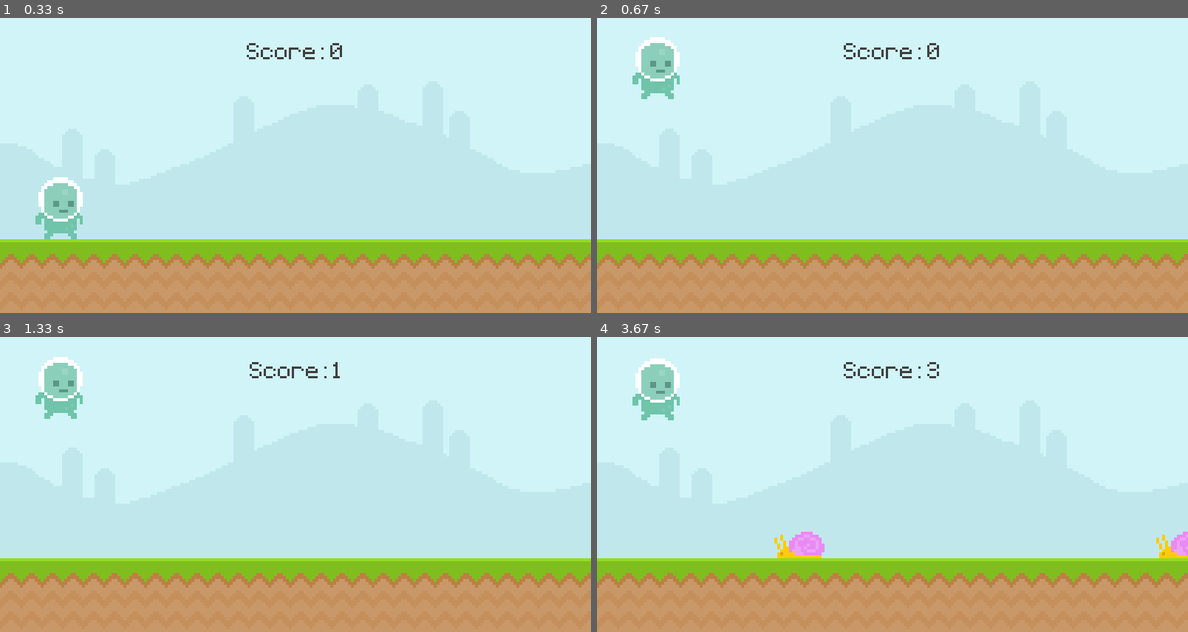
Above: before the commit, frames 1-4 (two rows, left to right).
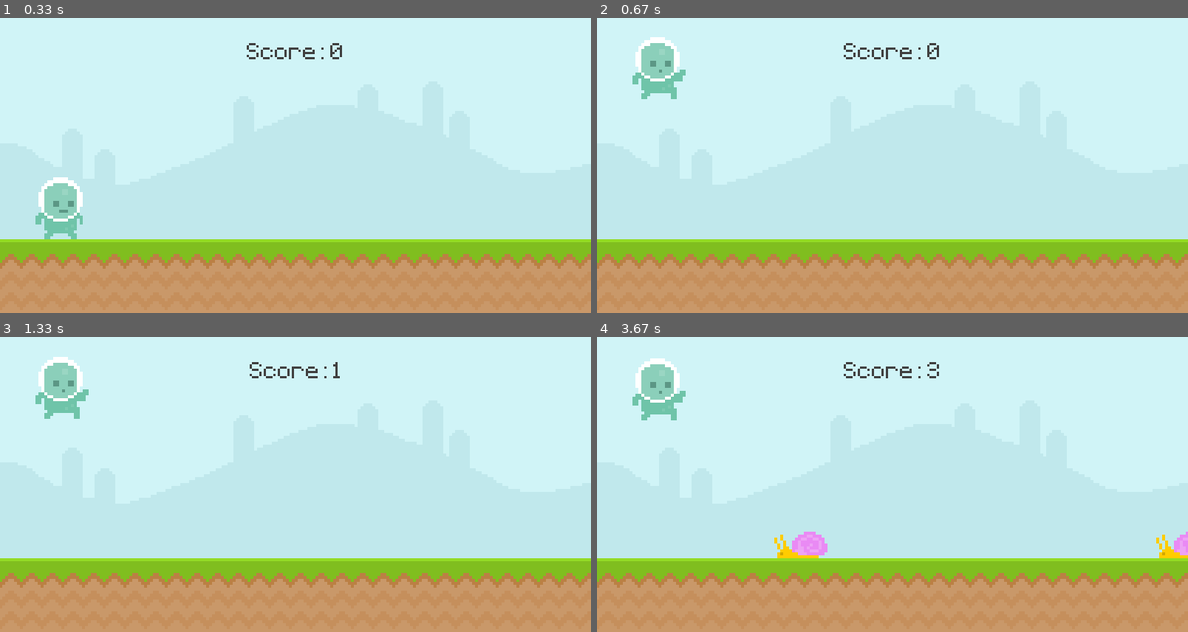
Above: after the commit, the same moments.

Repository: PierreTanZY/Pygame-testing
Game: pygame game, started from 1/test1.py
Two runs of this game, one before a commit and one after it. Both use one fixed random seed, a clock stepped at 60 frames per second and the inputs below.
Inputs (mouse positions are in pixels of both pictures, inside the frame that each line leads up to):
- Up to frame 1 (0.33 s): no input
- Up to frame 2 (0.67 s): tap Space at 0.33 s
- Up to frame 3 (1.33 s): tap Space at 0.73, 1.03 s
- Up to frame 4 (3.67 s): tap Space at 1.57, 1.87, 3.3, 3.6 s; click (656, 525) at 2.62 s

Frame 1 is identical in both runs. In frame 2, 0.1% of the frame differs, in the area x 10-15%, y 17-28%; in frame 3, 0.1%; in frame 4, 0.4%, in the area x 10-100%, y 18-75%.

Commit message:
updated test1.py

Diff:
--- a/1/test1.py
+++ b/1/test1.py
@@ -28,15 +28,29 @@
     else:
         return[]
 
+# collision between player and obstacle
 def collisions(player, obstacles):
     if obstacles:
         for obstacles_rect in obstacles:
             if player.colliderect(obstacles_rect):
+                backgroundMusic_sound.fadeout(1000)
                 return False
         return True
     else:
         return True
 
+# player animation
+def player_animation():
+    global player_surface, playerWalk_index
+    # jump animation
+    if player_rect.bottom < 300:
+        player_surface = playerJump_surface
+    # walk animation
+    else:
+        playerWalk_index += 0.1
+        if playerWalk_index >= len(playerWalk_surface):
+            playerWalk_index = 0
+        player_surface = playerWalk_surface[int(playerWalk_index)]
 
 pygame.init()
 screen = pygame.display.set_mode((800, 400))
@@ -55,12 +69,35 @@
 # initialise font
 pixel_font = pygame.font.Font(('font/Pixeltype.ttf'), 50)
 
-# initialise surfaces
+# import sounds
+jump_sound = pygame.mixer.Sound('audio/jump.mp3')
+jump_sound.set_volume(0.5)
+backgroundMusic_sound = pygame.mixer.Sound('audio/music.wav')
+backgroundMusic_sound.set_volume(0.25)
+backgroundMusic_sound.play(loops = -1)
+
+# import surfaces
 sky_surface = pygame.image.load('graphics/Sky.png').convert()
 ground_surface = pygame.image.load('graphics/ground.png').convert()
-snail_surface = pygame.image.load('graphics/snail/snail1.png').convert_alpha()
-fly_surface = pygame.image.load('graphics/fly/fly1.png').convert_alpha()
-player_surface = pygame.image.load('graphics/player/player_walk_1.png').convert_alpha()
+snailFrame1_surface = pygame.image.load('graphics/snail/snail1.png').convert_alpha()
+snailFrame2_surface = pygame.image.load('graphics/snail/snail2.png').convert_alpha()
+snailFrame_surface = [snailFrame1_surface, snailFrame2_surface]
+snailFrame_index = 0
+snail_surface = snailFrame_surface[snailFrame_index]
+
+flyFrame1_surface = pygame.image.load('graphics/fly/fly1.png').convert_alpha()
+flyFrame2_surface = pygame.image.load('graphics/fly/fly2.png').convert_alpha()
+flyFrame_surface = [flyFrame1_surface, flyFrame2_surface]
+flyFrame_index = 0
+fly_surface = flyFrame_surface[flyFrame_index]
+
+playerWalk1_surface = pygame.image.load('graphics/player/player_walk_1.png').convert_alpha()
+playerWalk2_surface = pygame.image.load('graphics/player/player_walk_2.png').convert_alpha()
+playerWalk_surface = [playerWalk1_surface, playerWalk2_surface]
+playerWalk_index = 0
+playerJump_surface = pygame.image.load('graphics/player/jump.png').convert_alpha()
+player_surface = playerWalk_surface[playerWalk_index]
+
 playerStand_surface = pygame.image.load('graphics/player/player_stand.png').convert_alpha()
 playerStand_surface = pygame.transform.scale_by(playerStand_surface, 2)
 gameName_surface = pixel_font.render('Pixel Runner', False, (111, 196, 169)).convert()
@@ -76,6 +113,12 @@
 # Timer
 obstacleSpawn_timer = pygame.USEREVENT + 1
 pygame.time.set_timer(obstacleSpawn_timer, 1400)
+
+snailAnimation_timer  = pygame.USEREVENT + 2
+pygame.time.set_timer(snailAnimation_timer, 500)
+
+flyAnimation_timer = pygame.USEREVENT + 3
+pygame.time.set_timer(flyAnimation_timer, 200)
 
 while True:
     # calls all events in the game and runs through it one by one
@@ -98,6 +141,7 @@
                 if event.key == pygame.K_SPACE:
                     if player_isOnGround:
                         player_gravity = -20
+                        jump_sound.play()
 
             # spawn, move and delete obstacles
             if event.type == obstacleSpawn_timer:
@@ -105,6 +149,18 @@
                     obstacle_rect_list.append(snail_surface.get_rect(midbottom = (randint(900,1100), 300)))
                 else:
                     obstacle_rect_list.append(fly_surface.get_rect(midbottom = (randint(900,1100), 150)))
+
+            if event.type == snailAnimation_timer:
+                snailFrame_index += 1
+                if snailFrame_index >= len(snailFrame_surface):
+                    snailFrame_index = 0
+                snail_surface = snailFrame_surface[int(snailFrame_index)]
+
+            if event.type == flyAnimation_timer:
+                flyFrame_index += 1
+                if flyFrame_index >= len(flyFrame_surface):
+                    flyFrame_index = 0
+                fly_surface = flyFrame_surface[int(flyFrame_index)]
 
         # player is dead
         else:
@@ -113,6 +169,7 @@
                 if event.key == pygame.K_SPACE:
                     game_active = True
                     start_time = pygame.time.get_ticks()
+                    backgroundMusic_sound.play(loops = -1)
 
     # player is alive
     if game_active:
@@ -130,6 +187,7 @@
         if player_rect.bottom >= 300:
             player_rect.bottom = 300
             player_isOnGround = True
+        player_animation()
         screen.blit(player_surface, player_rect)
 
         # obstacle movement
@@ -160,7 +218,6 @@
         screen.blit(highScore_surface, highScore_rect)
 
 
-
     # update frames
     pygame.display.update()
     # frame rate ceiling of 60fps
